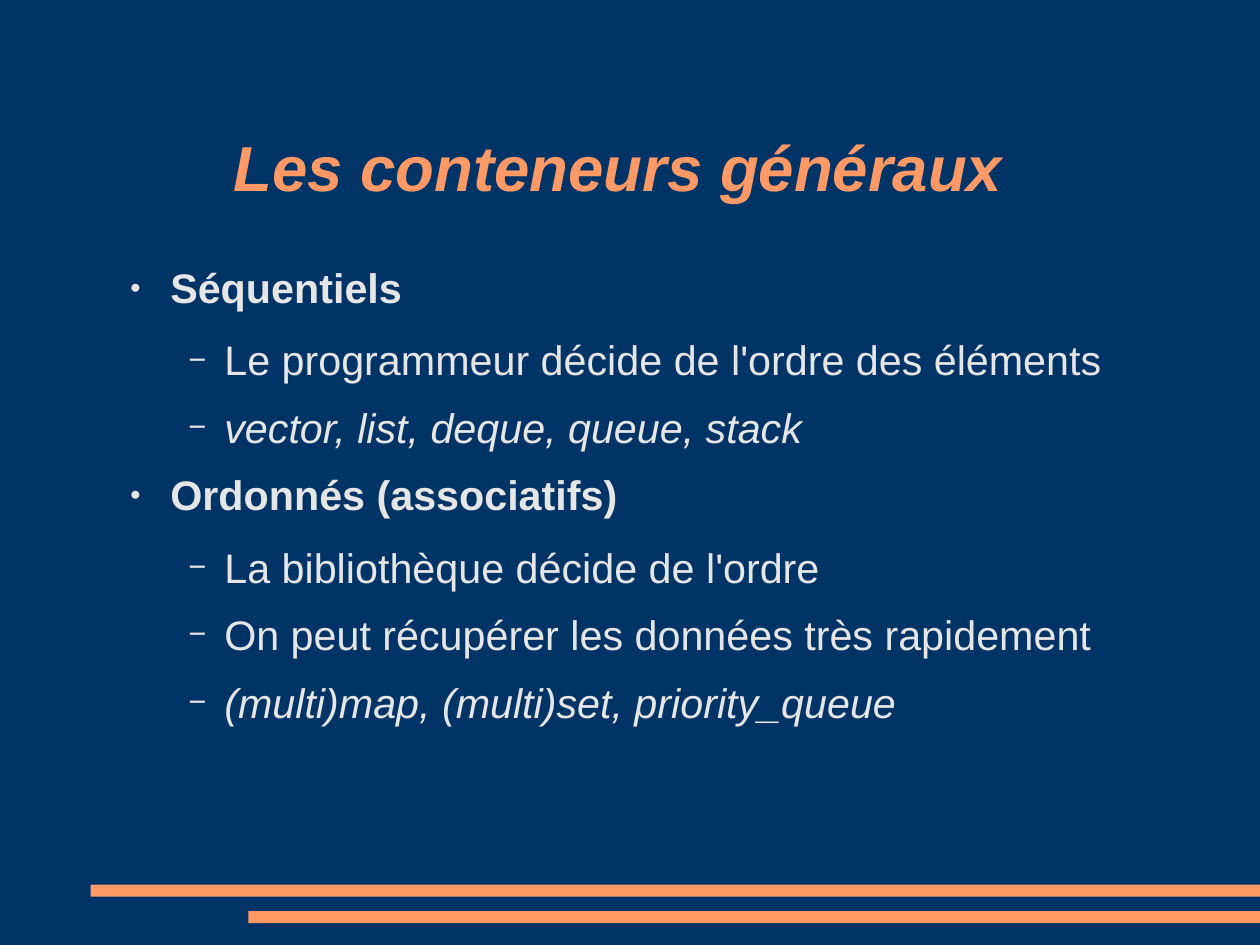
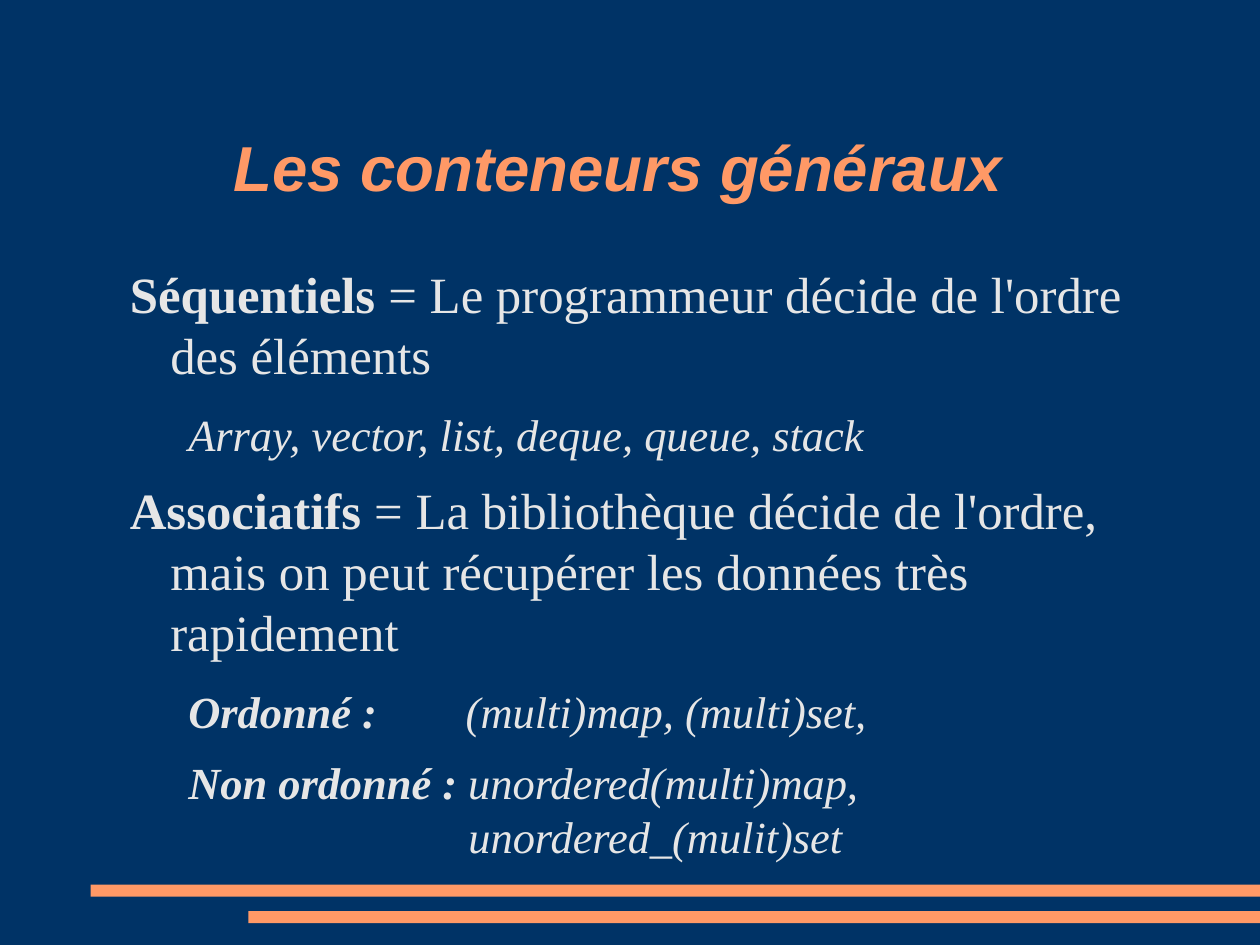
Before and after one commit to manu5801/cours-cplusplus, a slide deck: slide 4 of stl/stl.odp. Drawn at 1260x945 pixels with LibreOffice and Linux fonts; fonts in the diff are those of the drawing. Boxes give left, top, right and bottom in pixels: in the first picture for what was removed or moved away, otherwise in the second. Text is boxed around its words. In the diff, an @@ line names an element or a change of style, - is before the commit and + after.

```diff
--- a/stl/stl.odp
+++ b/stl/stl.odp
@@ text at <box>130,277,1121,862</box>: text changed; size 26 to 32 pt; font Arial to Times New Roman @@
-● Séquentiels
-  − Le programmeur décide de l'ordre des éléments
-  − vector, list, deque, queue, stack
-● Ordonnés (associatifs)
-  − La bibliothèque décide de l'ordre
-  − On peut récupérer les données très rapidement
-  − (multi)map, (multi)set, priority_queue
+Séquentiels = Le programmeur décide de l'ordre des éléments
+Array, vector, list, deque, queue, stack
+Associatifs = La bibliothèque décide de l'ordre, mais on peut récupérer les données très rapidement
+Ordonné : (multi)map, (multi)set,
+Non ordonné : unordered(multi)map,
+unordered_(mulit)set
```
Also in this commit, not shown: 20 other slides changed, 2 slides added, 3 slides removed, 9 other files.
